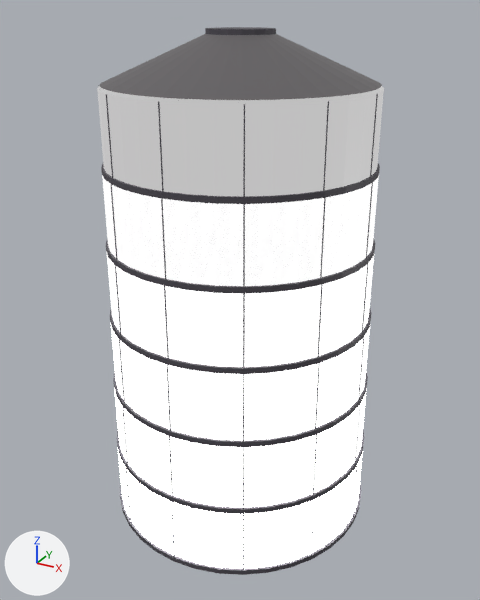
The glTF model examples/neon-dreams/meshes/landmarks/great_lantern_bell.glb: old version first, new version second.
Before and after are seen from a camera (50 mm lens) standing at (34.1, -62.1, 56.9) and looking at (0.2, -0.5, 26.2). The lights are fixed; the arrows at lower left show +X, +Y and +Z. The older version comes first. Vertices at exactly the same position are counted once.

In view in the first picture: 'great_lantern_bell'.
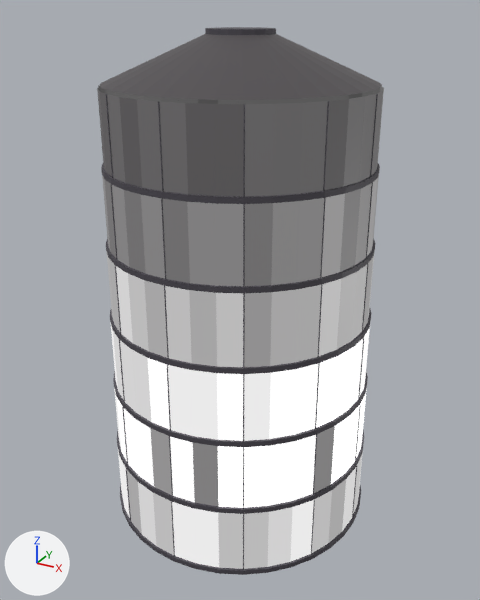
Changed parts and their boxes [x1, y1, x2, y2] in the pictures (480 x 600 px):
```json
{"object": "great_lantern_bell", "change": "surface changed", "before": [97, 33, 384, 574], "after": [97, 33, 384, 574], "on screen": "white to grey"}
{"part": 1, "of": "me_great_lantern_bell", "change": "surface changed", "before": [97, 34, 384, 569], "after": [97, 34, 384, 569], "on screen": "white to grey"}
```

Edits to the scene script, one JSON object a line:
```json
{"block": "mat_landmark", "where": "n0 = _N.new('ShaderNodeBsdfPrincipled'); n0.name = 'Principled BSDF'"}
{"op": "set", "path": "n0.inputs[28].default_value", "old": "6.0", "new": "1.6", "note": "'Emission Strength'"}
{"block": "me_great_lantern_bell", "where": "me_great_lantern_bell.from_pydata(...)  # 1542 vertices, 2276 faces; spans x -15.6..15.6, y -15.6..15.6, z -0.3..55.1"}
{"block": "me_great_lantern_bell", "where": "# used by ob_great_lantern_bell; location = (0.0, 0.0, 0.0)"}
{"block": "me_great_lantern_bell", "change": "me_great_lantern_bell part 1: texture (UV) coordinates of 504 of 2276 faces, centred in x -15.3..15.3, y -15.3..15.3, z 2.9..53.1, changed; they spanned u 0.0..0.97, v 0.0..0.5 and now span u 0.22..0.97, v 0.0..1.0"}
```
